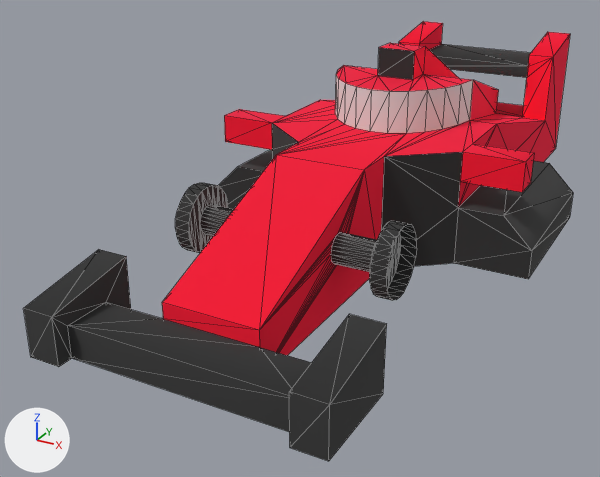
A saved change to the glTF model assets/car-race.glb.
The view is the same before and after, from a 50 mm camera at (1.89, -4.45, 1.6) aimed at (-0.32, -0.43, -0.41). The lights are fixed; the arrows at lower left show +X, +Y and +Z. Mesh edges are drawn as thin lines. Where no turn or scale is listed for an object, it has been applied to the vertices. Vertices at the same position are counted once.

Objects in the first picture: 'body'.
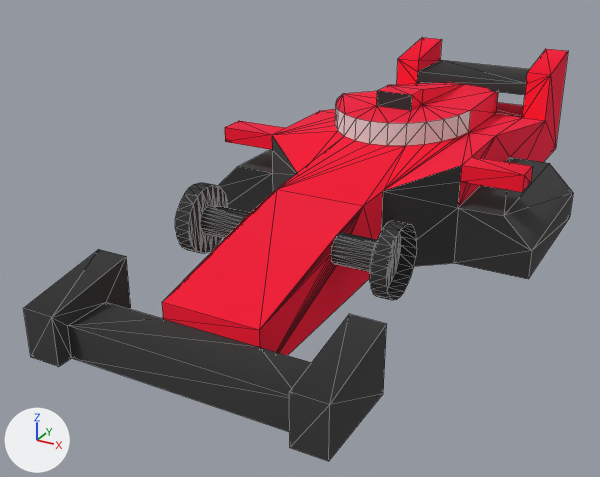
Commit message: lower the car

Where the change shows, as pixel boxes [x1, y1, x2, y2] in the pictures (600 x 477 px; the box of a moved part takes in the faces that stretch with it):
'body', reshaped
    before: [24, 21, 573, 461]
    after: [24, 37, 573, 461]
part 1 of me_mesh_body, moved or reshaped
    before: [378, 43, 458, 80]
    after: [377, 82, 465, 110]
part 2 of me_mesh_body, moved or reshaped
    before: [162, 119, 470, 330]
    after: [162, 131, 469, 330]
part 3 of me_mesh_body, moved or reshaped
    before: [335, 65, 499, 133]
    after: [335, 84, 498, 146]
part 4 of me_mesh_body, moved or reshaped
    before: [224, 100, 544, 206]
    after: [225, 109, 544, 206]
part 5 of me_mesh_body, moved or reshaped
    before: [399, 21, 570, 148]
    after: [397, 37, 568, 148]

The edits, one by one:
me_mesh_body has 332 vertices, 620 faces and spans x -1.02..1.02, y -2.18..2.18, z -0.03..1.05.
me_mesh_body is used by ob_body; location (0.0, 0.0, -0.4).
me_mesh_body part 1: all 4 vertices in x -0.11..0.11, y 0.18..0.35, z 1.05 are moved by (0.0, 0.0, -0.26).
me_mesh_body part 2: all 4 vertices in x -0.26..0.26, y -0.81..-0.56, z 0.64 are moved by (0.0, 0.0, -0.2).
me_mesh_body part 3: all 17 vertices in x -0.43..0.43, y -0.16..0.35, z 0.88 are moved by (0.0, 0.0, -0.19).
me_mesh_body part 4: all 23 vertices in x -0.94..0.94, y -0.28..0.35, z 0.64 are moved by (0.0, 0.0, -0.07).
me_mesh_body part 5: all 16 vertices in x -0.6..0.59, y 1.67..2.18, z 0.63..0.89 are moved by (0.0, 0.0, -0.13).
